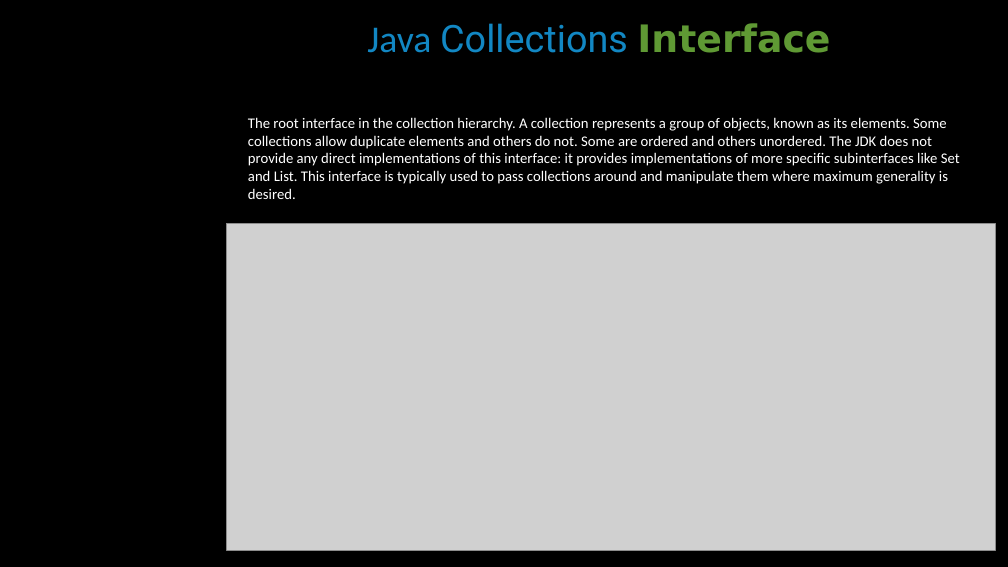
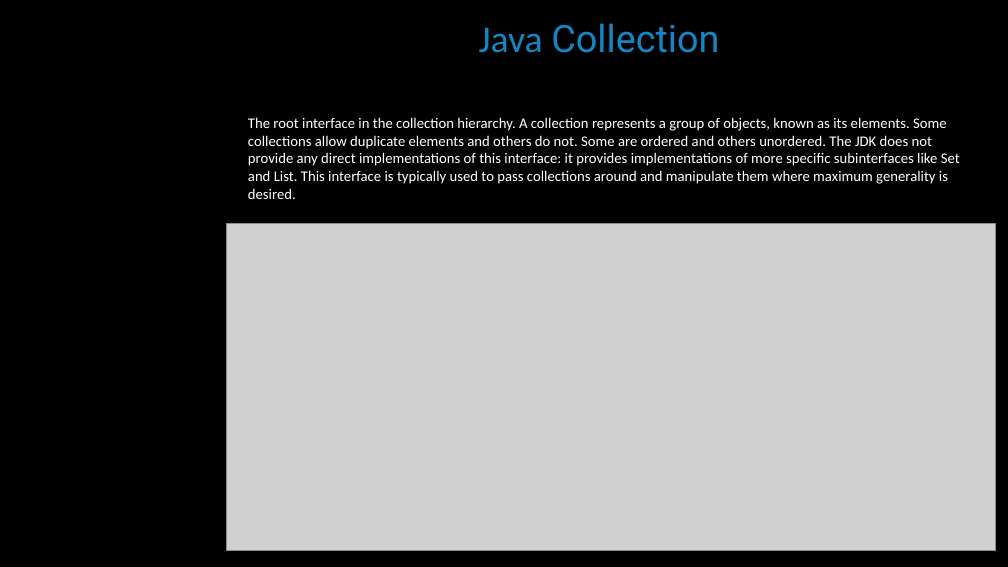
Before and after one commit to simon-pikalov/Ariel_OOP_2020, a slide deck: slide 15 of Classes/week_02/ta2/simon_group/oop2.pptx. Drawn at 1008x567 pixels with LibreOffice and Linux fonts; fonts in the diff are those of the drawing; grey boxes stand for pictures; background and template pictures are left out. Boxes give left, top, right and bottom in pixels: in the first picture for what was removed or moved away, otherwise in the second. Text is boxed around its words. In the diff, an @@ line names an element or a change of style, - is before the commit and + after.

```diff
--- a/Classes/week_02/ta2/simon_group/oop2.pptx
+++ b/Classes/week_02/ta2/simon_group/oop2.pptx
@@ title at box(479, 23, 719, 53): text changed @@
-Java Collections Interface
+Java Collection
```
Also in this commit, not shown: 6 other files.
